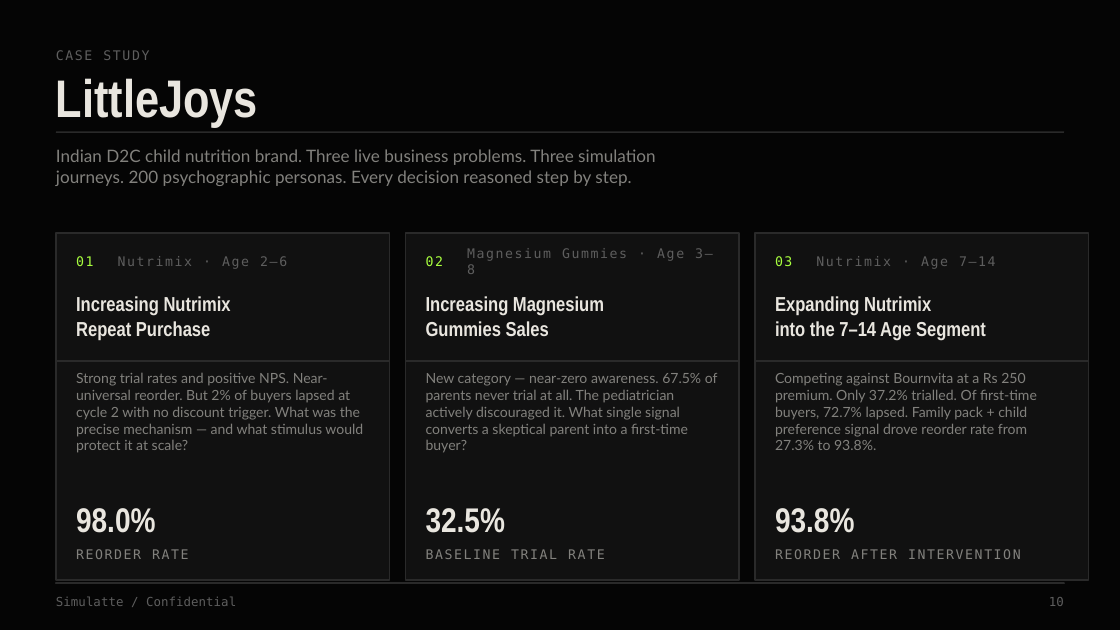
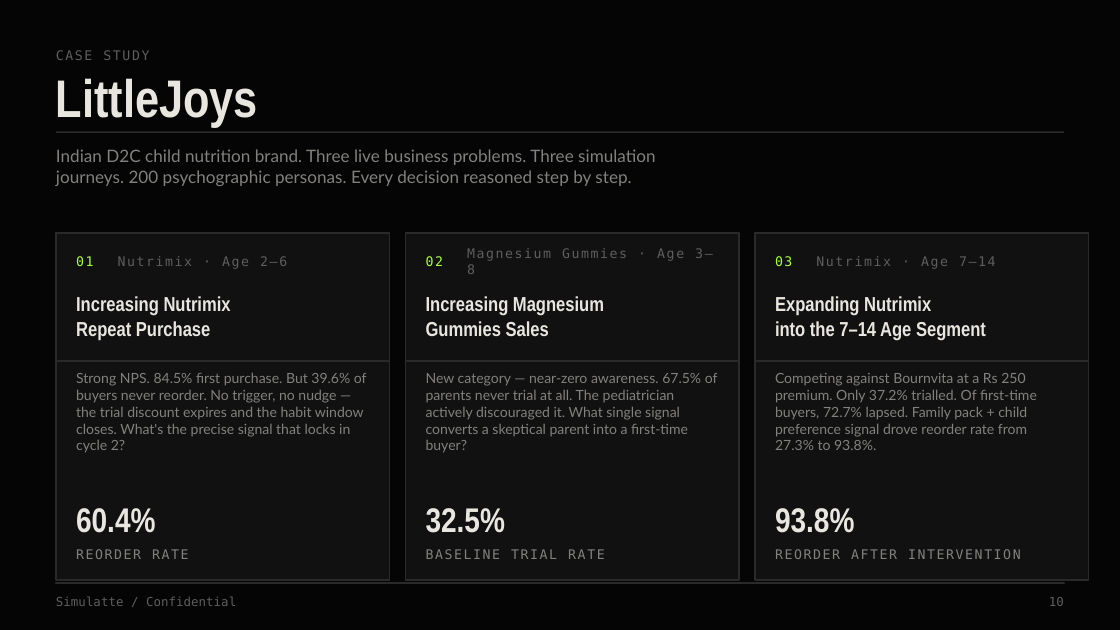
Before and after one commit to Iqbalahmed7/littlejoys-persona-engine1, a slide deck: slide 10 of reports/Simulatte_LittleJoys_PitchDeck.pptx. Drawn at 1120x630 pixels with LibreOffice and Linux fonts; fonts in the diff are those of the drawing. Boxes give left, top, right and bottom in pixels: in the first picture for what was removed or moved away, otherwise in the second. Text is boxed around its words. In the diff, an @@ line names an element or a change of style, - is before the commit and + after.

```diff
--- a/reports/Simulatte_LittleJoys_PitchDeck.pptx
+++ b/reports/Simulatte_LittleJoys_PitchDeck.pptx
@@ text at [76, 373, 367, 452]: text changed @@
-Strong trial rates and positive NPS. Near-universal reorder. But 2% of buyers lapsed at cycle 2 with no discount trigger. What was the precise mechanism — and what stimulus would protect it at scale?
+Strong NPS. 84.5% first purchase. But 39.6% of buyers never reorder. No trigger, no nudge — the trial discount expires and the habit window closes. What's the precise signal that locks in cycle 2?
@@ text at [76, 508, 155, 533]: text changed @@
-98.0%
+60.4%
```
Also in this commit, not shown: 3 other slides changed, 1 other file.
